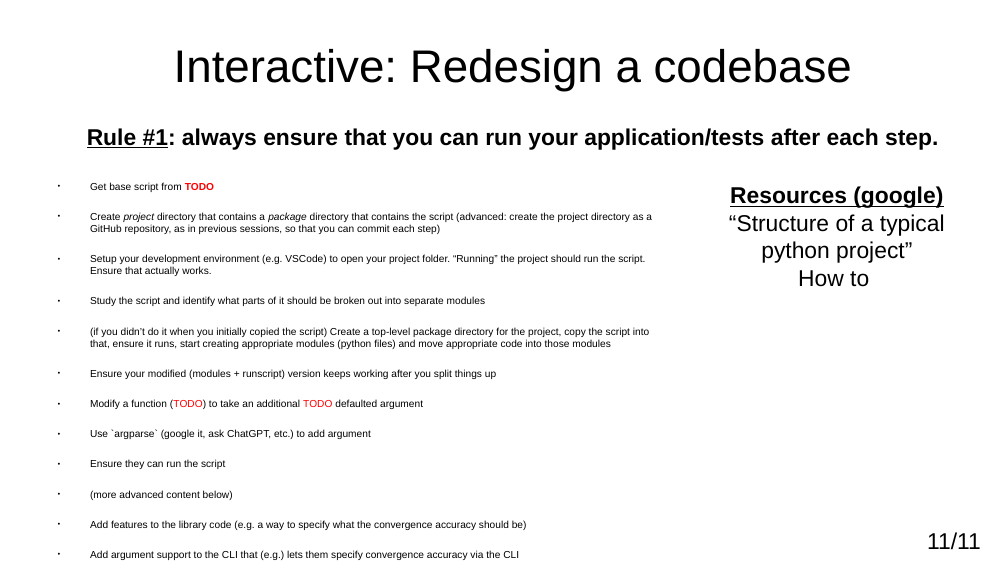
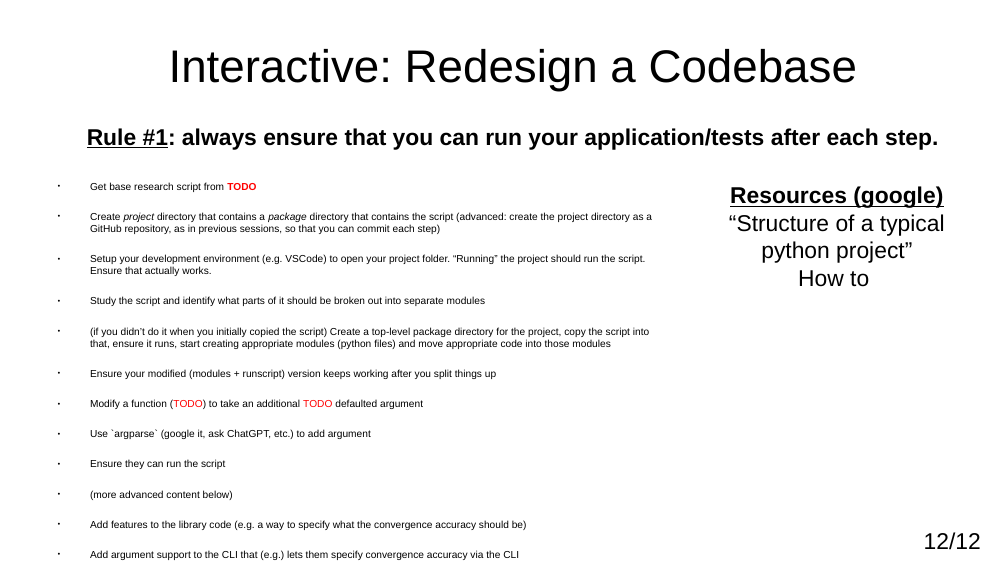
Before and after one commit to adamkewley/rse-meetups, a slide deck: slide 12 of 3_SoftwareDesign/PresentationSlides.odp (slide 11 before the commit). Drawn at 1008x567 pixels with LibreOffice and Linux fonts; fonts in the diff are those of the drawing. Boxes give left, top, right and bottom in pixels: in the first picture for what was removed or moved away, otherwise in the second. Text is boxed around its words. In the diff, an @@ line names an element or a change of style, - is before the commit and + after.

```diff
--- a/3_SoftwareDesign/PresentationSlides.odp
+++ b/3_SoftwareDesign/PresentationSlides.odp
@@ title at [169,49,857,91]: text changed @@
-Interactive: Redesign a codebase
+Interactive: Redesign a Codebase
@@ text at [90,182,256,192]: text changed @@
-● Get base script from TODO
+● Get base research script from TODO
@@ page number at [924,532,981,550]: text changed @@
-11/11
+12/12
```
Also in this commit, not shown: 5 other slides changed, 1 slide added.
